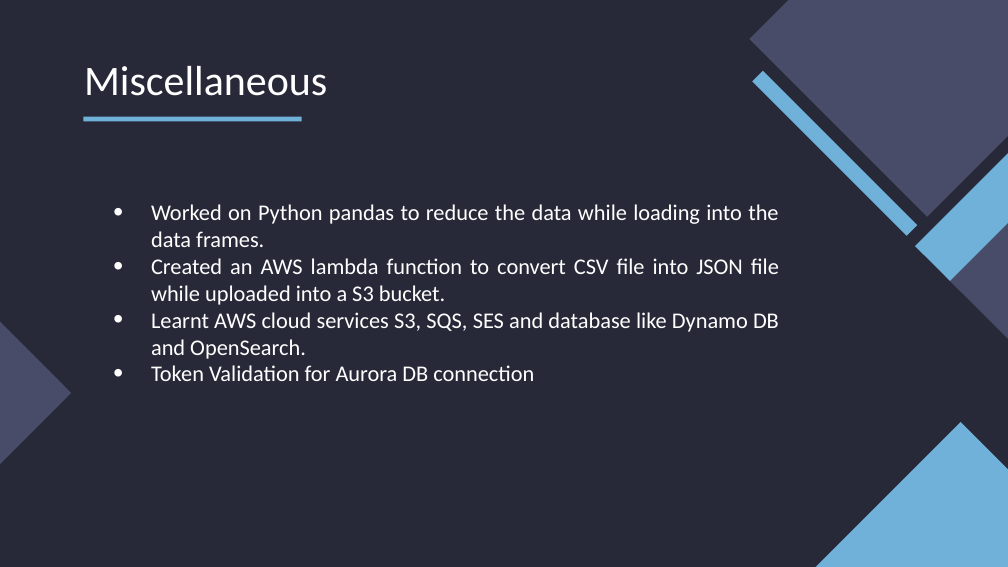
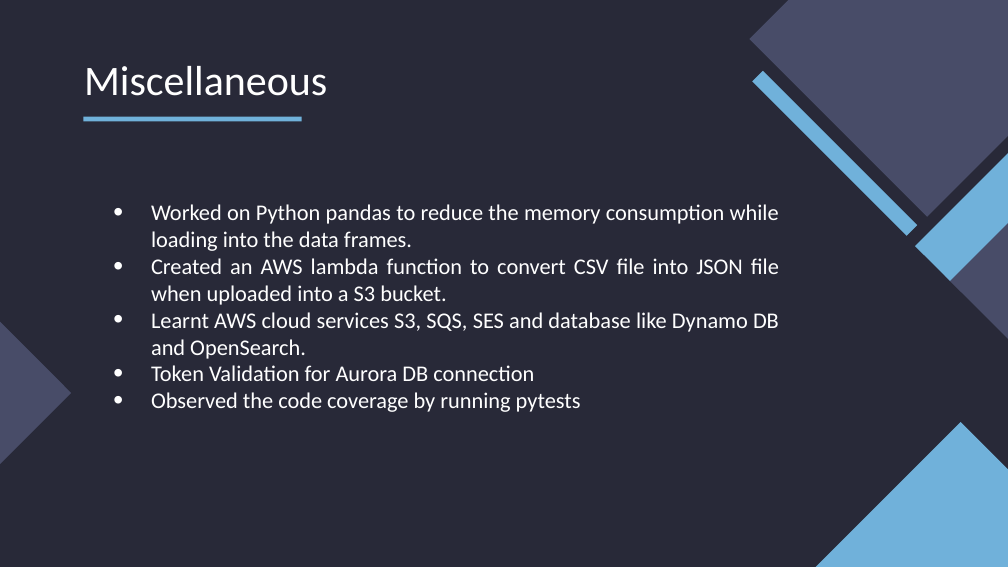
Before and after one commit to mehar-srinivas-chowdari/git-learning, a slide deck: slide 16 of Internship.pptx (slide 13 before the commit). Drawn at 1008x567 pixels with LibreOffice and Linux fonts; fonts in the diff are those of the drawing. Boxes give left, top, right and bottom in pixels: in the first picture for what was removed or moved away, otherwise in the second. Text is boxed around its words. In the diff, an @@ line names an element or a change of style, - is before the commit and + after.

```diff
--- a/Internship.pptx
+++ b/Internship.pptx
@@ text at [151,204,779,305]: text changed @@
-• Worked on Python pandas to reduce the data while loading into the data frames.
-• Created an AWS lambda function to convert CSV file into JSON file while uploaded into a S3 bucket.
+• Worked on Python pandas to reduce the memory consumption while loading into the data frames.
+• Created an AWS lambda function to convert CSV file into JSON file when uploaded into a S3 bucket.
@@ text at [151,392,581,412]: paragraph added @@
+• Observed the code coverage by running pytests
```
Also in this commit, not shown: 6 other slides changed, 5 slides added.
